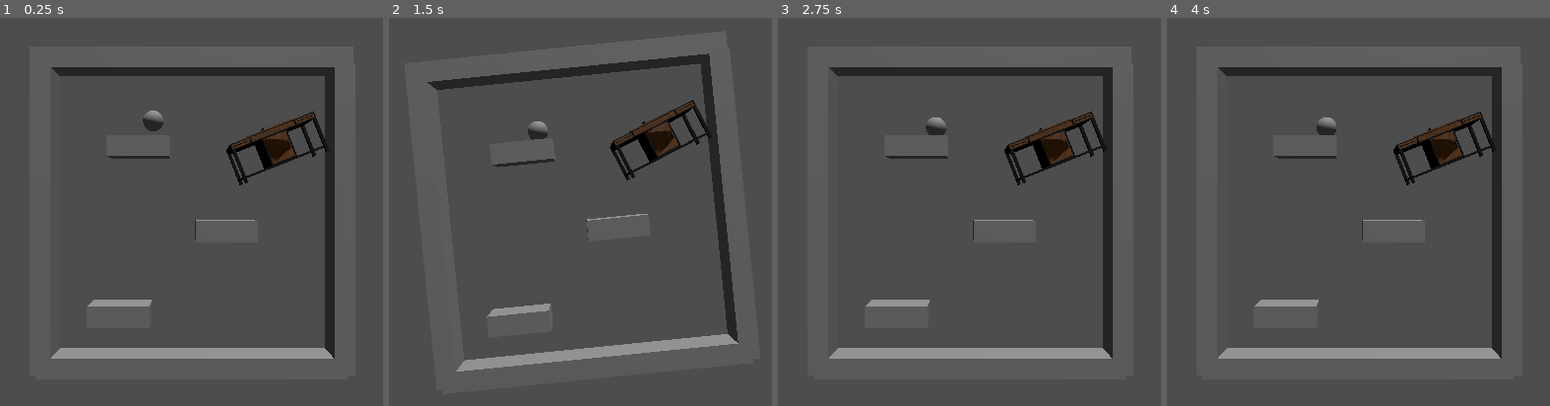
Above: before the commit, frames 1-4 (left to right).
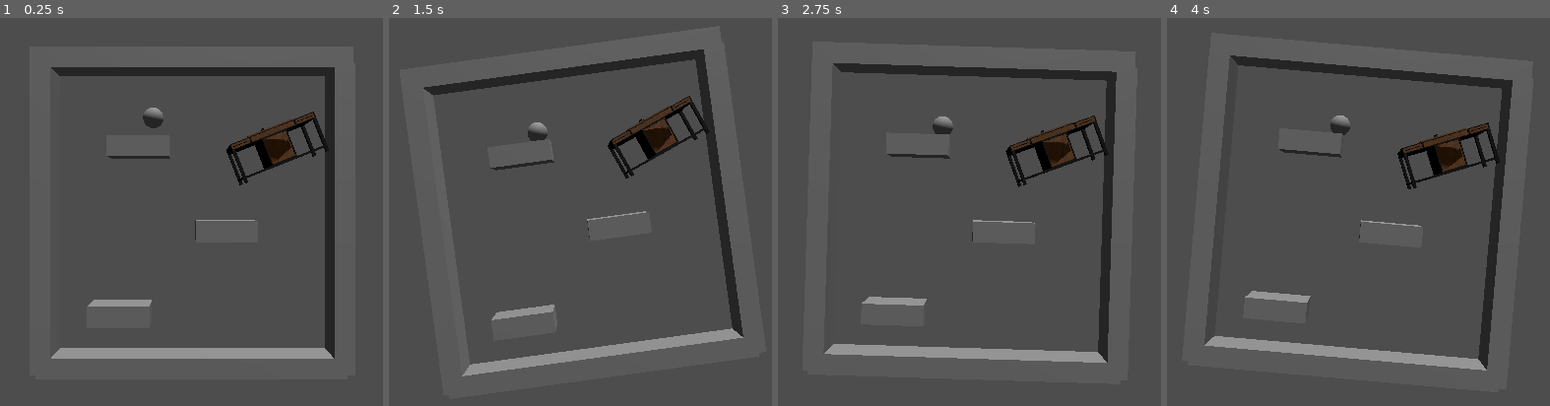
Above: after the commit, the same moments.

Repository: etournity/maybe_down
Game: Godot game, scene res://scenes/main.tscn
Two runs of this game, one before a commit and one after it. Both use one fixed random seed, a clock stepped at 60 frames per second and the inputs below.
Inputs (mouse positions are in pixels of both pictures, inside the frame that each line leads up to):
- Up to frame 1 (0.25 s): no input
- Up to frame 2 (1.5 s): move the mouse to (752, 180) at 0.52 s; tap Mouse wheel down (left) at 0.6 s; tap Mouse wheel up (right) at 0.8, 1.35 s; move the mouse to (423, 223) at 1.27 s
- Up to frame 3 (2.75 s): tap Mouse wheel down (left) at 1.55, 2.1 s; move the mouse to (1049, 103) at 2.02 s; tap Mouse wheel up (right) at 2.3 s
- Up to frame 4 (4 s): move the mouse to (1320, 289) at 2.77 s; tap Mouse wheel up (right) at 2.85, 3.8 s; tap Mouse wheel down (left) at 3.05, 3.6 s; move the mouse to (outside the picture) at 3.52 s

The runs differ from the first frame. In frame 1, 0.2% of the frame differs, in the area x 37-43%, y 23-30%; in frame 2, 4.5%; in frame 3, 4.1%; in frame 4, 9.2%, in the area x 9-91%, y 9-91%.

Commit message:
fix: rotation snapping and add slider

Diff:
--- a/project.godot
+++ b/project.godot
@@ -41,7 +41,3 @@
 "events": [Object(InputEventKey,"resource_local_to_scene":false,"resource_name":"","device":-1,"window_id":0,"alt_pressed":false,"shift_pressed":false,"ctrl_pressed":true,"meta_pressed":false,"pressed":false,"keycode":0,"physical_keycode":81,"key_label":0,"unicode":0,"echo":false,"script":null)
 ]
 }
-
-[physics]
-
-3d/default_gravity=15.0
--- a/scenes/World.gd
+++ b/scenes/World.gd
@@ -3,18 +3,24 @@
 var npc : RigidBody3D
 var world: Node3D
 var camera: Camera3D
-var gravity: Vector3 = Vector3(0,-1,0)
+var target_rot: float = 0.0
+@export_range(1, 10) var snappiness: float = 1.0
+@export_range(2, 20) var rotation_speed: float = 10
 
 func _ready():
 	npc = get_node("Node3D/NPC")
 	world = get_node("World")
 	camera = get_node("Camera")
 
-func _process(_delta):
+func _process(delta):
 	if(Input.is_action_just_pressed("left")):
-		camera.rotate_z(0.1)
+		target_rot += rotation_speed
 	if(Input.is_action_just_pressed("right")):
-		camera.rotate_z(-0.1)
+		target_rot -= rotation_speed
+
+	var current_rot = camera.rotation_degrees.z
+	var smooth_rot = current_rot + (target_rot - current_rot) * delta * snappiness
+	camera.rotation_degrees.z = smooth_rot
 
 	PhysicsServer3D.area_set_param(get_world_3d().space, PhysicsServer3D.AREA_PARAM_GRAVITY_VECTOR, -camera.basis.y)
 
--- a/scenes/main.tscn
+++ b/scenes/main.tscn
@@ -30,8 +30,10 @@
 [sub_resource type="BoxMesh" id="BoxMesh_lk2ei"]
 size = Vector3(3, 1, 1)
 
-[node name="Node3D" type="Node3D"]
+[node name="Main" type="Node3D"]
 script = ExtResource("1_k8dhs")
+snappiness = 4.0
+rotation_speed = 20.0
 
 [node name="WorldEnvironment" type="WorldEnvironment" parent="."]
 environment = SubResource("Environment_tnlyh")
